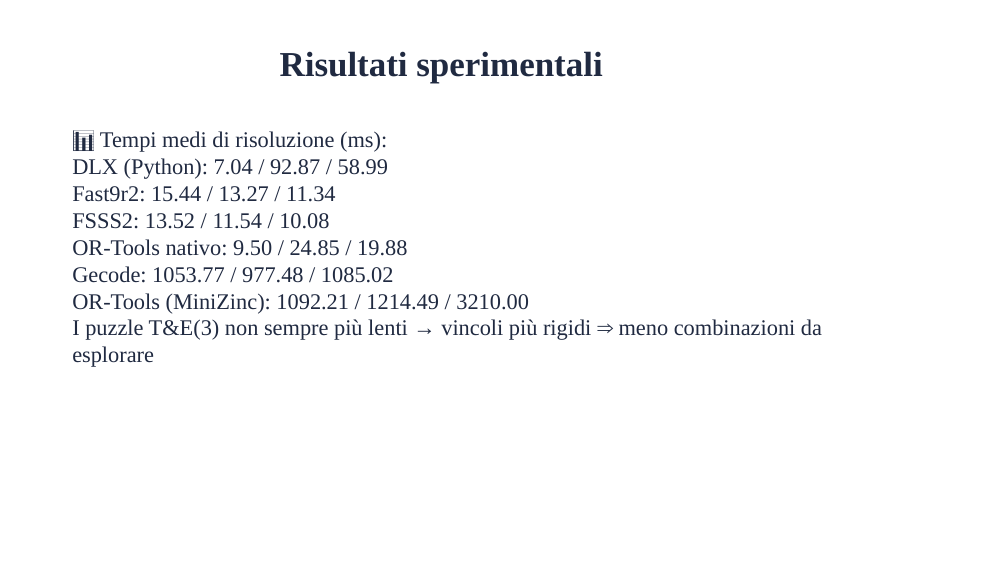
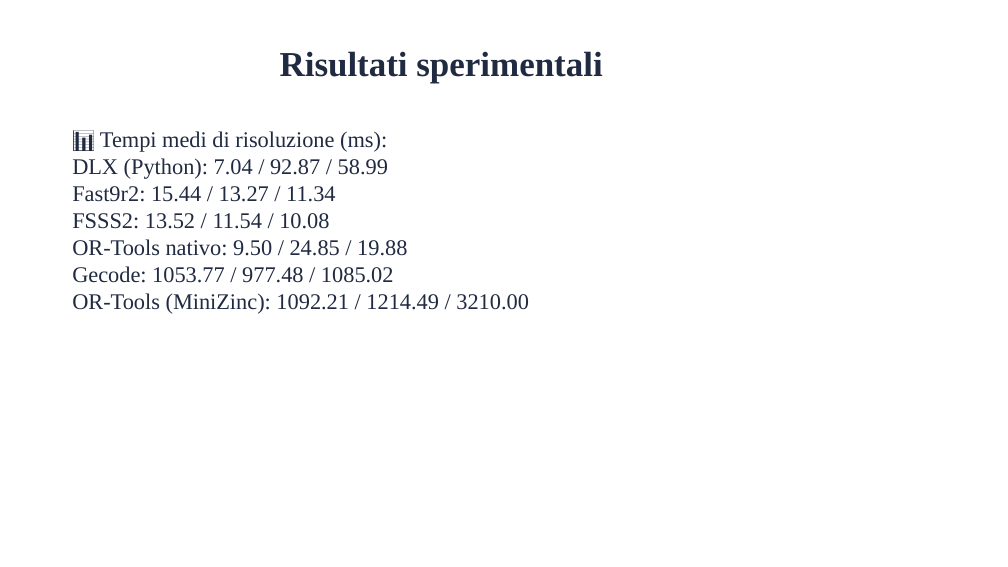
Before and after one commit to lucax58/Attivita-Progettuale-AI, a slide deck: slide 6 of Presentazione.pptx. Drawn at 1008x567 pixels with LibreOffice and Linux fonts; fonts in the diff are those of the drawing; background and template pictures are left out. Boxes give left, top, right and bottom in pixels: in the first picture for what was removed or moved away, otherwise in the second. Text is boxed around its words. In the diff, an @@ line names an element or a change of style, - is before the commit and + after.

Commit message:
aggiustato

```diff
--- a/Presentazione.pptx
+++ b/Presentazione.pptx
@@ text at (x1=72, y1=319, x2=822, y2=367): paragraph removed @@
-I puzzle T&E(3) non sempre più lenti → vincoli più rigidi ⇒ meno combinazioni da esplorare
```
